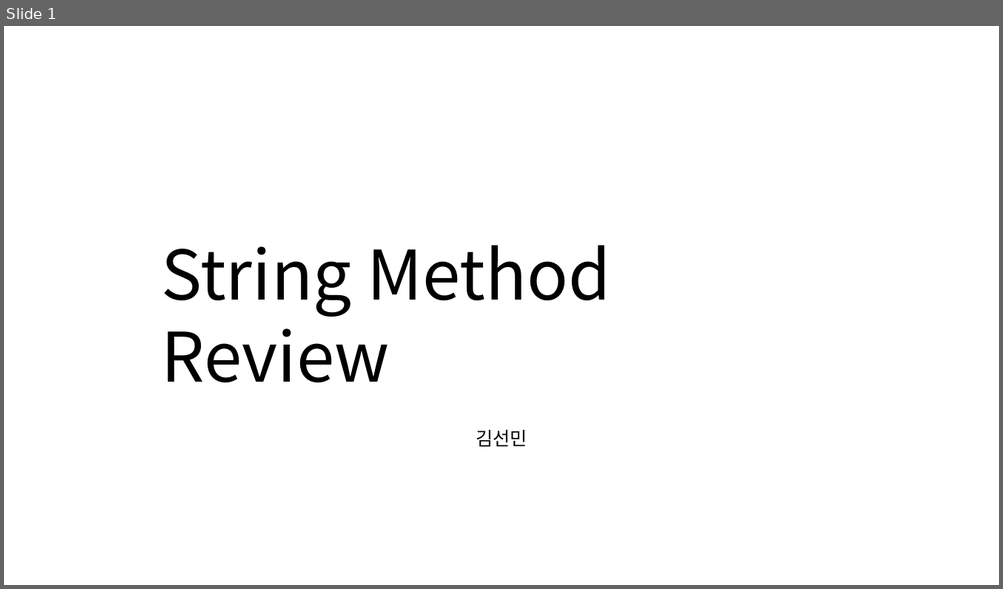
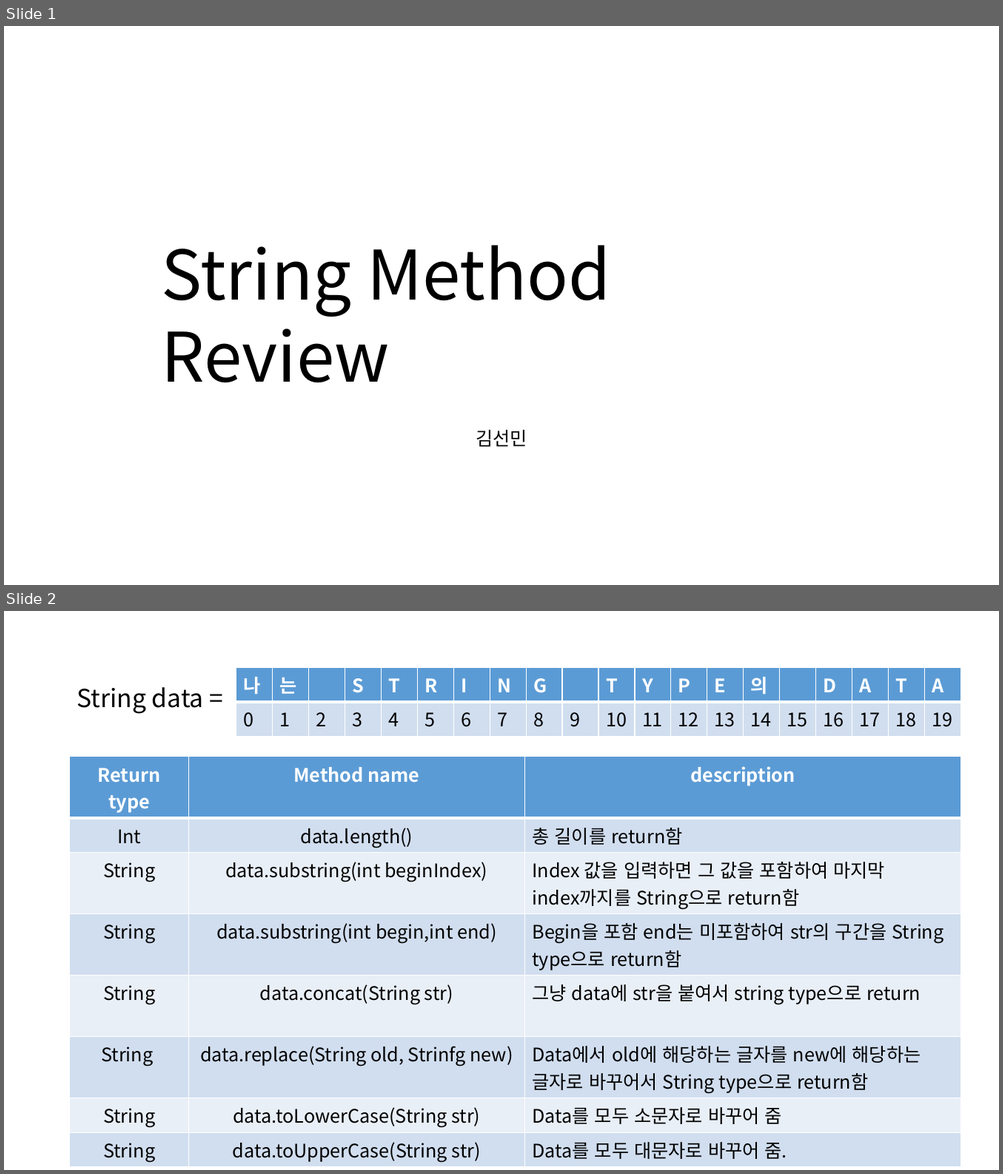
Before and after one commit to appleater7/osf-studygroup, a slide deck: src/study/String_Method_review.pptx. Shown one above the other, each under a label of ours: slide 1 before the commit, slides 1 and 2 after it. The pictures are 1003x589 and 1003x1174 pixels, drawn with LibreOffice and Linux fonts; fonts in the diff are those of the drawing. Boxes give left, top, right and bottom in pixels: in the first picture for what was removed or moved away, otherwise in the second. Text is boxed around its words. In the diff, an @@ line names an element or a change of style, - is before the commit and + after.

```diff
--- a/src/study/String_Method_review.pptx
+++ b/src/study/String_Method_review.pptx
@@ slide 2 added at (4, 611, 999, 1170), background #FFFFFF @@
@@ table added at (236, 668, 967, 730), 2 rows, 20 columns @@
+나 | 는 |  | S | T | R | I | N | G |  | T | Y | P | E | 의 |  | D | A | T | A
+0 | 1 | 2 | 3 | 4 | 5 | 6 | 7 | 8 | 9 | 10 | 11 | 12 | 13 | 14 | 15 | 16 | 17 | 18 | 19
@@ text added at (77, 687, 204, 714), 24 pt, text #000000 @@
+String data =
@@ table added at (70, 757, 961, 1165), 8 rows, 3 columns @@
+Return type | Method name | description
+Int | data.length() | 총 길이를 return함
+String | data.substring(int beginIndex) | Index 값을 입력하면 그 값을 포함하여 마지막 / index까지를 String으로 return함
+String | data.substring(int begin,int end) | Begin을 포함 end는 미포함하여 str의 구간을 String type으로 return함
+String | data.concat(String str) | 그냥 data에 str을 붙여서 string type으로 return
+String | data.replace(String old, Strinfg new) | Data에서 old에 해당하는 글자를 new에 해당하는 글자로 바꾸어서 String type으로 return함
+String | data.toLowerCase(String str) | Data를 모두 소문자로 바꾸어 줌
+String | data.toUpperCase(String str) | Data를 모두 대문자로 바꾸어 줌.
```
Also in this commit, not shown: 2 other slides added, 7 slides removed.
